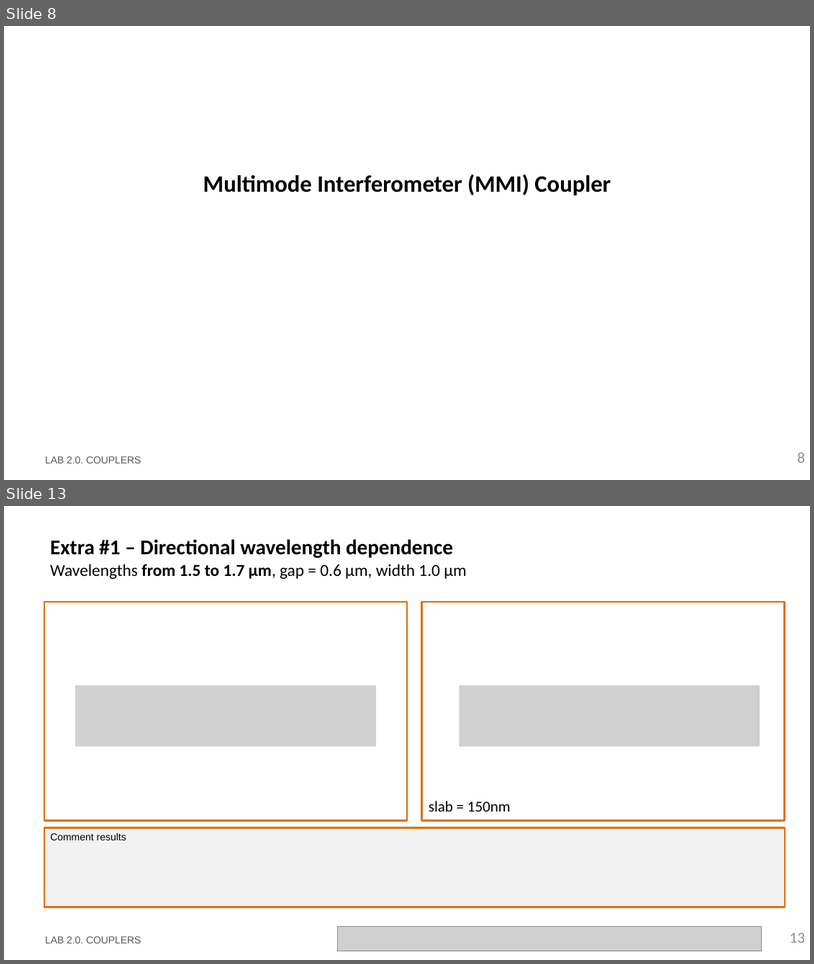
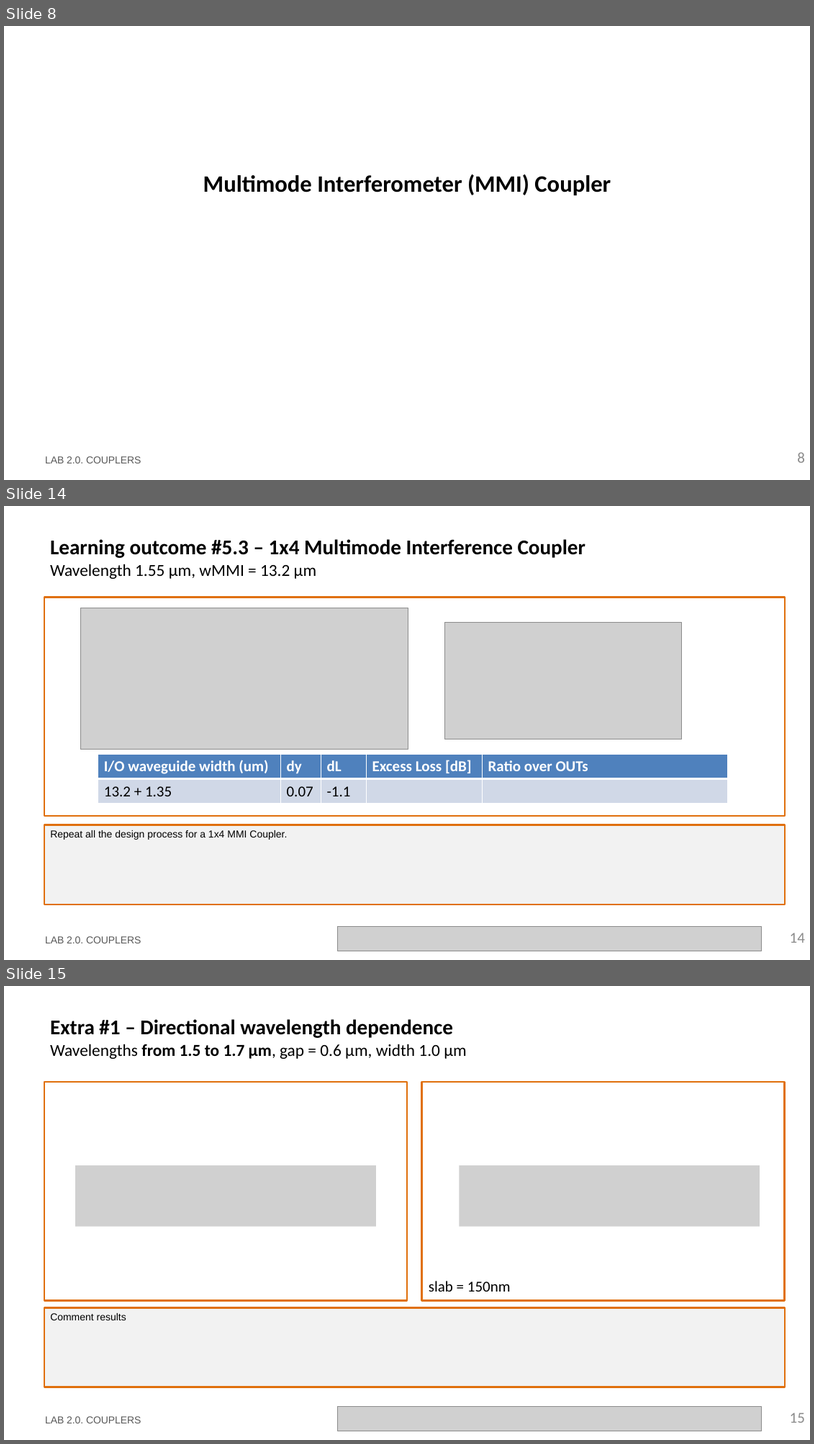
Before and after one commit to nmargar4/pic-upv-lab2, a slide deck: LabBook_20_Nadia.pptx. Shown one above the other, each under a label of ours: slides 8 and 13 before the commit, slides 8, 14 and 15 after it; the slides between them are not shown. The pictures are 814x964 and 814x1444 pixels, drawn with LibreOffice and Linux fonts; fonts in the diff are those of the drawing; grey boxes stand for pictures; background and template pictures are left out. Boxes give left, top, right and bottom in pixels: in the first picture for what was removed or moved away, otherwise in the second. Text is boxed around its words. In the diff, an @@ line names an element or a change of style, - is before the commit and + after.

```diff
--- a/LabBook_20_Nadia.pptx
+++ b/LabBook_20_Nadia.pptx
@@ slide 14 added at (4, 506, 810, 960), background #FFFFFF @@
@@ title added at (50, 539, 586, 579), 25 pt, text #000000, bold @@
+Learning outcome #5.3 – 1x4 Multimode Interference Coupler
+Wavelength 1.55 µm, wMMI = 13.2 µm
@@ rectangle added at (44, 597, 786, 816), outline #E0700D 2.25 pt @@
@@ picture added at (81, 608, 409, 749) @@
@@ picture added at (445, 622, 682, 739) @@
@@ table added at (98, 754, 728, 803), 2 rows, 5 columns @@
+I/O waveguide width (um) | dy | dL | Excess Loss [dB] | Ratio over OUTs
+13.2 + 1.35 | 0.07 | -1.1 |  | 
@@ rectangle added at (44, 825, 786, 904), fill #F2F2F2, outline #E0700D 2.25 pt, 12 pt, text #000000 @@
+Repeat all the design process for a 1x4 MMI Coupler.
@@ text added at (45, 936, 141, 943), 12 pt, text #585858 @@
+LAB 2.0. COUPLERS
@@ picture added at (338, 926, 762, 951) @@
@@ page number added at (790, 932, 805, 942), 18 pt, text #8C8C8C @@
+14
@@ what was slide 13 is now slide 15 @@
@@ page number at (790, 1412, 805, 1422): text changed @@
-13
+15
```
Also in this commit, not shown: 7 slides changed, 1 other slide added, 2 other files.
